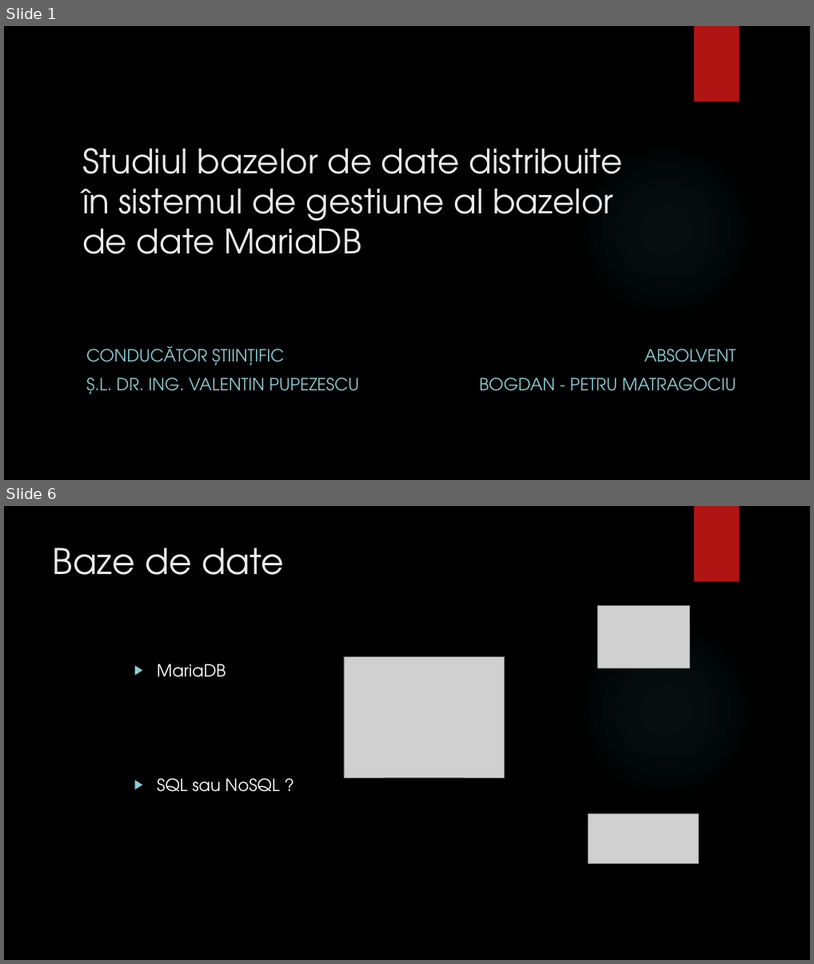
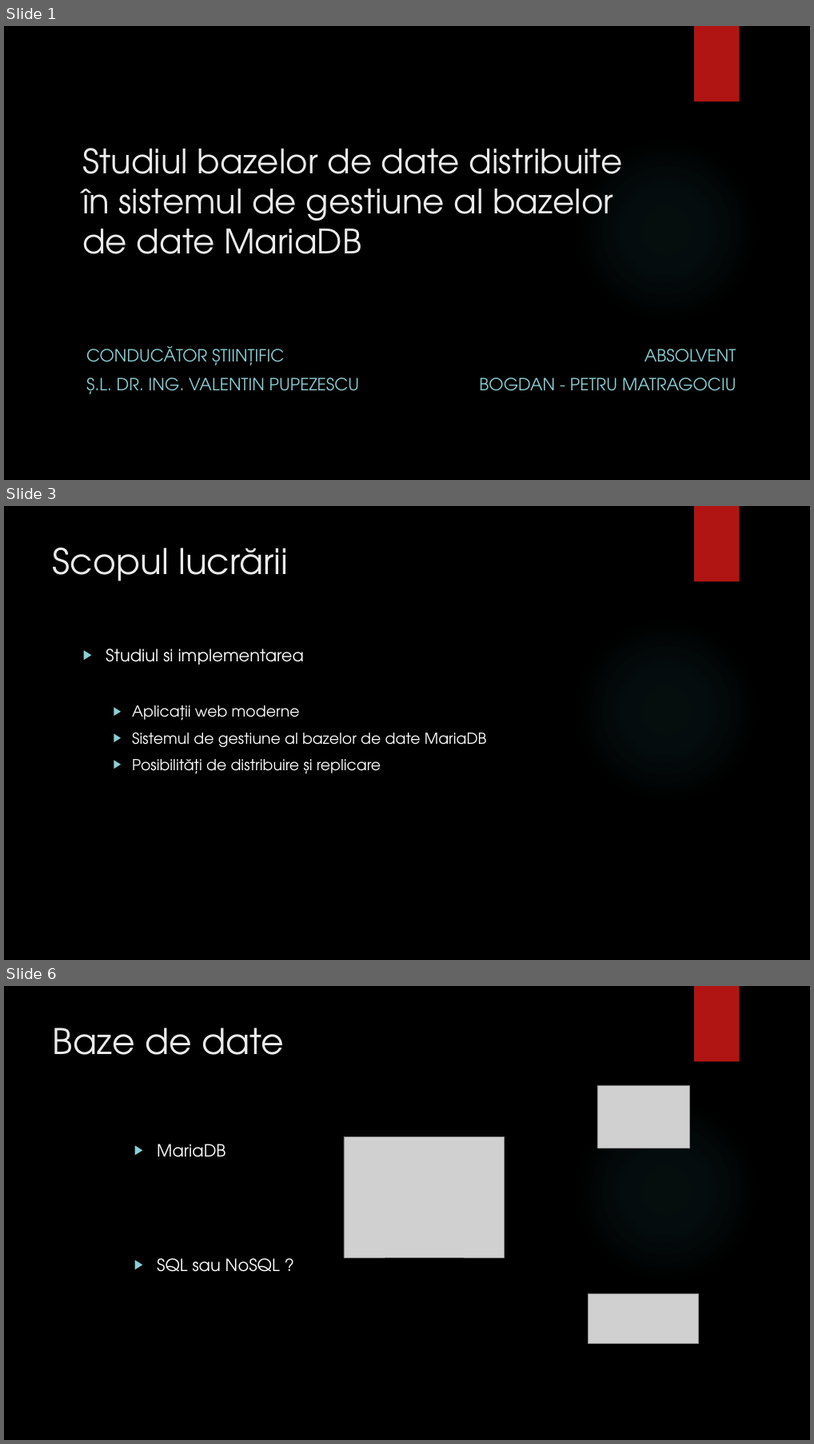
Before and after one commit to bogdanmatra/stoma, a slide deck: documentation/Prezentare_Licenta_Matragociu_Bogdan.pptx. Shown one above the other, each under a label of ours: slides 1 and 6 before the commit, slides 1, 3 and 6 after it; the slides between them are not shown. The pictures are 814x964 and 814x1444 pixels, drawn with LibreOffice and Linux fonts; fonts in the diff are those of the drawing; grey boxes stand for pictures; background and template pictures are left out. Boxes give left, top, right and bottom in pixels: in the first picture for what was removed or moved away, otherwise in the second. Text is boxed around its words. In the diff, an @@ line names an element or a change of style, - is before the commit and + after.

```diff
--- a/documentation/Prezentare_Licenta_Matragociu_Bogdan.pptx
+++ b/documentation/Prezentare_Licenta_Matragociu_Bogdan.pptx
@@ slide 3 added at (4, 506, 810, 960), background picture (left out); not listed: 2 template elements that a slide beside it also shows @@
@@ title added at (53, 548, 288, 581), 42 pt, text #EBEBEB @@
+Scopul lucrării
@@ text added at (106, 648, 487, 774), 18 pt, text #FFFFFF @@
+▶ Studiul si implementarea
+  ▶ Aplicații web moderne
+  ▶ Sistemul de gestiune al bazelor de date MariaDB
+  ▶ Posibilități de distribuire și replicare
```
Also in this commit, not shown: 7 slides changed, 1 other slide added, 1 slide removed.
